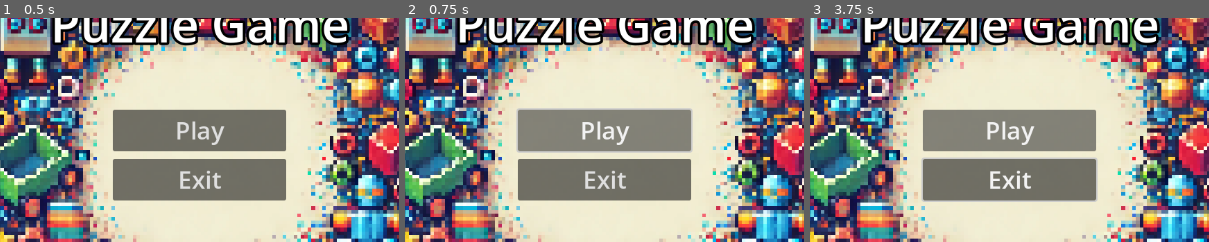
Above: before the commit, frames 1-3 (left to right).
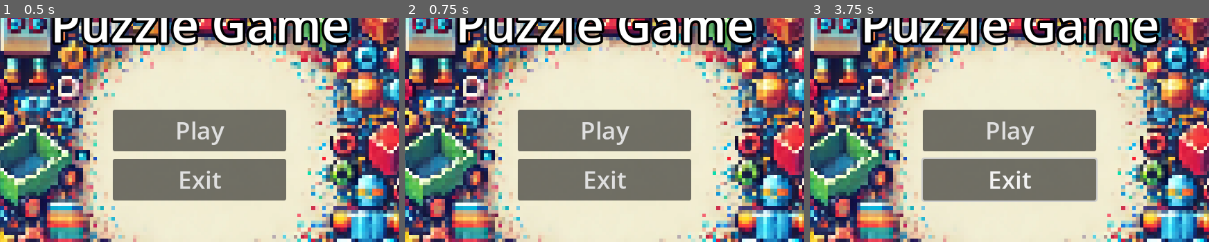
Above: after the commit, the same moments.

Repository: N3K0014/PuzzleGame
Game: Godot game, scene res://Main_Menu/main_menu.tscn
Same seed, same stepped clock (60 frames per second), same inputs: the game is played once before the commit and once after it. The project has no main scene, so this scene is started directly.
Inputs (mouse positions are % of the whole screen's width and height, from its top left):
- Up to frame 1 (0.5 s): no input
- Up to frame 2 (0.75 s): click (50, 50) at 0.52 s
- Up to frame 3 (3.75 s): click "Play" at 1.25 s; click "Play" at 2 s; tap Enter at 2.75 s; hold Right (ui_right) 2.78-3.53 s; tap Space at 3.5 s; hold Down (ui_down) from 3.53 s (still down)
The pictures show only the part of the screen within x 25-75%, y 25-75%; the shares and areas given below are measured in that part.

Frame 1 is identical in both runs. In frame 2, 0.9% of the frame differs, in the area x 28-73%, y 40-61%; in frame 3, less than 0.1%.

Commit message:
Update main_menu.tscn

Diff:
--- a/Main_Menu/main_menu.tscn
+++ b/Main_Menu/main_menu.tscn
@@ -1,7 +1,8 @@
-[gd_scene load_steps=4 format=3 uid="uid://y3pgg27jifgv"]
+[gd_scene load_steps=5 format=3 uid="uid://y3pgg27jifgv"]
 
 [ext_resource type="Script" path="res://Main_Menu/main_menu.gd" id="1_fn8iv"]
 [ext_resource type="Texture2D" uid="uid://dryypdfb4q1nn" path="res://Assets/MainMenu_assets/MainMenu(PlaceHolder).png" id="2_yfydq"]
+[ext_resource type="Texture2D" uid="uid://drls4i6ej4vxb" path="res://Assets/MainMenu_assets/Button.png" id="3_3d7xm"]
 
 [sub_resource type="StyleBoxTexture" id="StyleBoxTexture_go3pg"]
 texture = ExtResource("2_yfydq")
@@ -56,6 +57,17 @@
 theme_override_font_sizes/font_size = 35
 text = "Play"
 
+[node name="TextureButton" type="TextureButton" parent="Panel/PlayButton"]
+layout_mode = 1
+anchors_preset = 15
+anchor_right = 1.0
+anchor_bottom = 1.0
+grow_horizontal = 2
+grow_vertical = 2
+texture_normal = ExtResource("3_3d7xm")
+ignore_texture_size = true
+metadata/_edit_use_anchors_ = true
+
 [node name="Exit" type="Button" parent="Panel"]
 layout_mode = 1
 anchors_preset = 8
